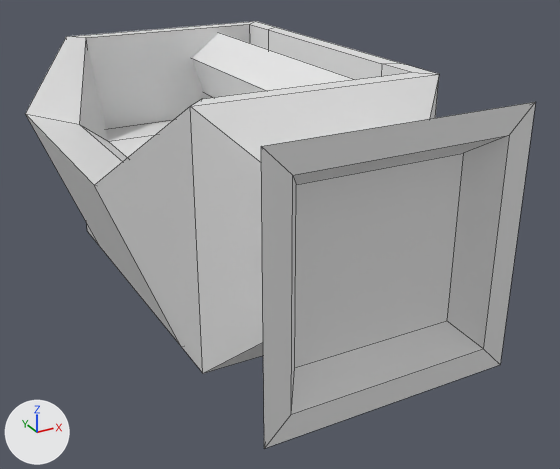
One commit to the FBX model Assets/#Main/7_Model/MEATGRINDER.fbx: the scene before it, then after it.
Before and after are seen from a camera (50 mm lens) standing at (-2.83, -6.5, 2.23) and looking at (0.02, -1.32, -0.36). Lighting does not change. The marker at lower left points along +X, +Y and +Z. Mesh edges are drawn as thin lines. Where no turn or scale is listed for an object, it has been applied to the vertices.
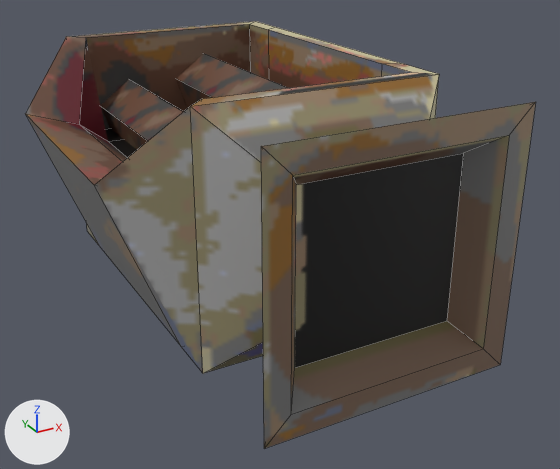
What differs and where, as boxes (x1, y1, x2, y2) in the pictures (560 x 469 px):
'Cube', recoloured, surface changed: (25, 21, 536, 448) in both
'Cylinder', recoloured, moved: before (192, 33, 355, 97); after (176, 53, 287, 109)
'Cylinder.001', added (brown): after (100, 80, 184, 150)

What the commit changed:
Picture 'MeatGrinder.png' (img_meatgrinder_png) is new.
Material 'Material.001' (mat_material_001) is new.
Its texture is img_meatgrinder_png.
Material 'Material.002' (mat_material_002) is new.
Its texture is img_meatgrinder_png.
Material 'Material.003' (mat_material_003) is new.
Its texture is img_meatgrinder_png.
me_cube_001 has 48 vertices, 46 faces and spans x -1.55..1.0, y -2.97..1.0, z -1.0..1.0.
me_cube_001 is used by ob_cube; location (0.0, 0.0, 0.0).
me_cube_001 part 1: texture (UV) coordinates of 46 of 46 faces, centred in x -1.33..1.0, y -2.97..1.0, z -1.0..1.0, changed; they spanned u 0.12..0.88, v 0.0..1.0 and now span u 0.0..1.0, v 0.0..0.99.
me_cube_001 now uses material mat_material_001 (picture img_meatgrinder_png).
me_cylinder has 10 vertices, 7 faces and spans x -0.31..0.31, y -1.38..1.38, z -0.26..0.33.
me_cylinder now uses material mat_material_002 (picture img_meatgrinder_png).
Mesh me_cylinder_001 is new.
It is a 5-sided cylinder along y spanning x -0.31..0.31, y -1.38..1.38, z -0.26..0.33.
It uses material mat_material_003 (picture img_meatgrinder_png).
Object 'Cylinder' (ob_cylinder) moves from (0.508, -0.499, 0.612) to (0.329, -0.499, 0.422).
Object 'Cylinder.001' (ob_cylinder_001) is new; it shows me_cylinder_001.
Its location is (-0.472, -0.499, 0.241).
